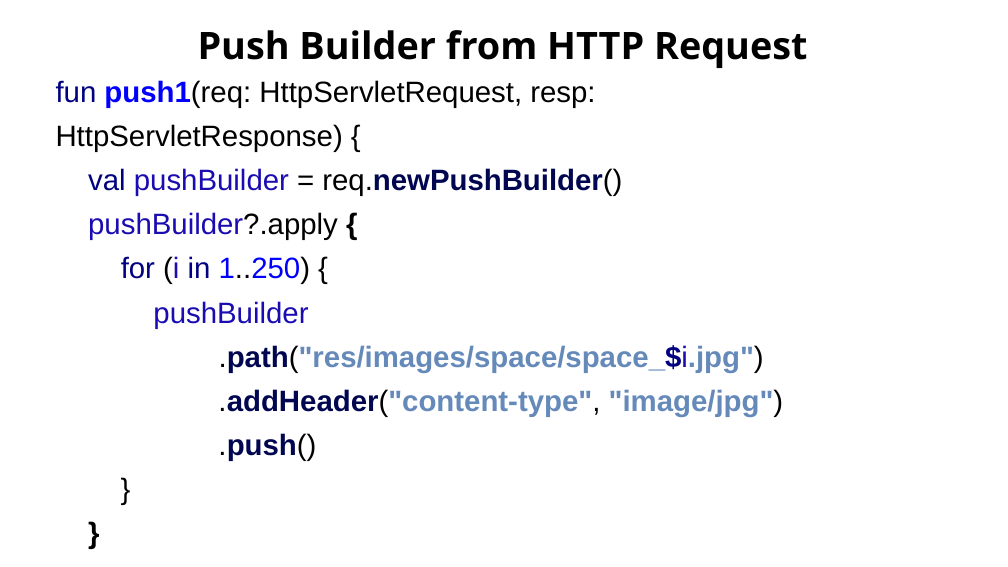
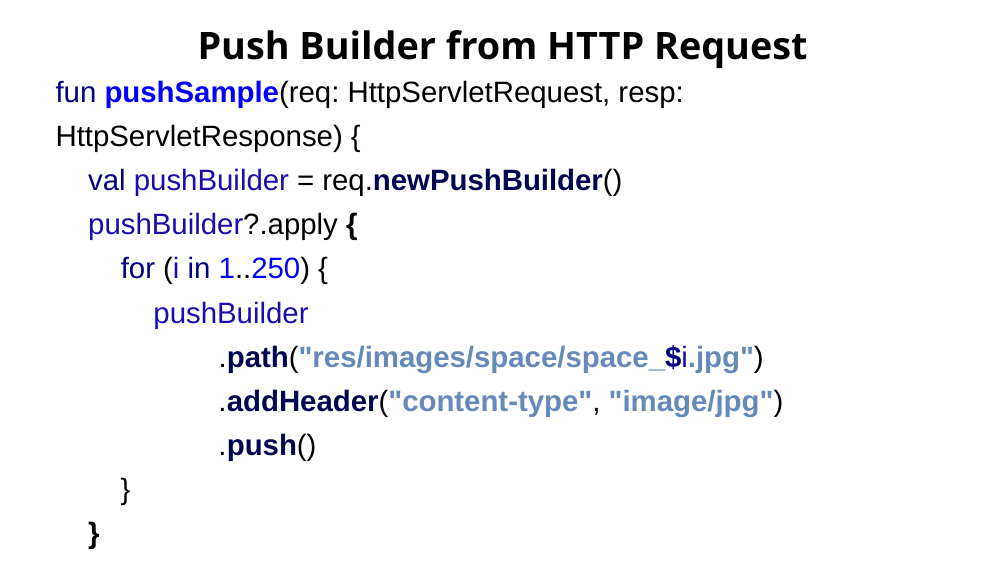
Before and after one commit to Zenon8/http2-inv, a slide deck: slide 57 of presentation/Http2 - Kotlin.pptx (slide 61 before the commit). Drawn at 1008x567 pixels with LibreOffice and Linux fonts; fonts in the diff are those of the drawing; background and template pictures are left out. Boxes give left, top, right and bottom in pixels: in the first picture for what was removed or moved away, otherwise in the second. Text is boxed around its words. In the diff, an @@ line names an element or a change of style, - is before the commit and + after.

Commit message:
Add immutables sample

```diff
--- a/presentation/Http2 - Kotlin.pptx
+++ b/presentation/Http2 - Kotlin.pptx
@@ text at (56, 80, 784, 461): text changed @@
-fun push1(req: HttpServletRequest, resp: HttpServletResponse) {
-val pushBuilder = req.newPushBuilder()
-pushBuilder?.apply {
-for (i in 1..250) {
-pushBuilder
-.path("res/images/space/space_$i.jpg")
-.addHeader("content-type", "image/jpg")
-.push()
-}
-}
+fun pushSample(req: HttpServletRequest, resp: HttpServletResponse) {
+val pushBuilder = req.newPushBuilder()
+pushBuilder?.apply {
+for (i in 1..250) {
+pushBuilder
+.path("res/images/space/space_$i.jpg")
+.addHeader("content-type", "image/jpg")
+.push()
+}
+}
```
Also in this commit, not shown: 3 other slides changed, 1 slide added, 6 slides removed, 19 other files.
